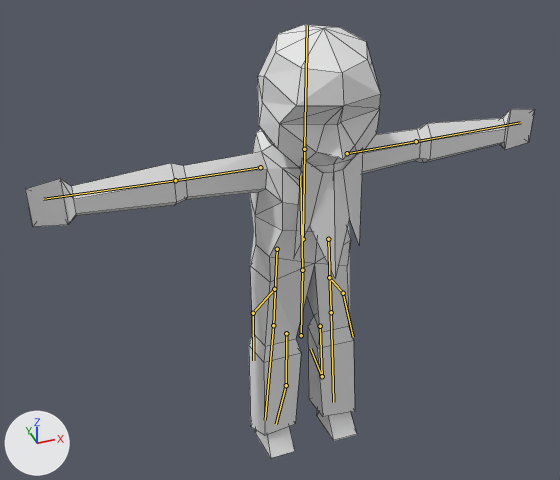
One commit to the Blender file ART/Models/OldMan/OldMan.blend: the scene before it, then after it.
Before and after are seen from a 50 mm camera at (-14.9, -37.1, 40.0) aimed at (-1.3, 0.5, 14.9). Arrows for +X, +Y and +Z are at lower left; the lights stay in place. The bones that bend it are drawn over the model as lines. Mesh edges are drawn as thin lines.
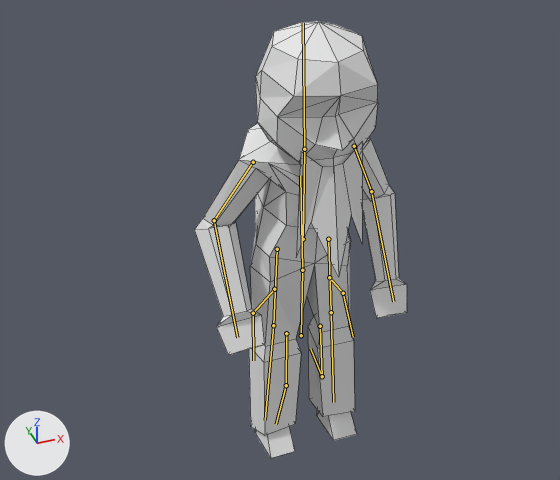
The newer file adds an action. The first version stands in its rest pose; the second is drawn at frame 21 of the action 'Stand.002'.

Where the change shows, as pixel boxes [x1, y1, x2, y2] in the pictures (560 x 480 px):
'Sphere', posed (58% narrower)
    before: [25, 24, 535, 458]
    after: [195, 21, 407, 458]
bone 'Bone.001', root to tip
    before: (304, 149) to (307, 25)
    after: (304, 149) to (303, 23)
bone 'hola_L', root to tip
    before: (347, 153) to (416, 141)
    after: (354, 146) to (371, 191)
bone 'Bone_L.001', root to tip
    before: (416, 141) to (520, 122)
    after: (371, 191) to (393, 301)
bone 'hola_R', root to tip
    before: (260, 167) to (175, 180)
    after: (253, 162) to (214, 220)
bone 'Bone_R.001', root to tip
    before: (175, 180) to (43, 199)
    after: (214, 220) to (237, 337)

What the commit changed:
Bone 'Bone.001' (bone_bone_001) turns from (0, 0, 0) to (-5, 0, 0) degrees about its own x, y and z.
Bone 'hola_L' (bone_hola_l) moves from (0.0, 0.0, 0.0) to (0.04, 0.41, 0.41).
Bone 'hola_L' (bone_hola_l) turns from (0, 0, 0) to (-61, 18, -2) degrees about its own x, y and z.
Bone 'Bone_L.001' (bone_bone_l_001) turns from (0, 0, 0) to (-23, -27, -38) degrees about its own x, y and z.
Bone 'hola_R' (bone_hola_r) moves from (0.0, 0.0, 0.0) to (-0.04, 0.41, 0.41).
Bone 'hola_R' (bone_hola_r) turns from (0, 0, 0) to (-61, -17, 1) degrees about its own x, y and z.
Bone 'Bone_R.001' (bone_bone_r_001) turns from (0, 0, 0) to (-23, 27, 38) degrees about its own x, y and z.
